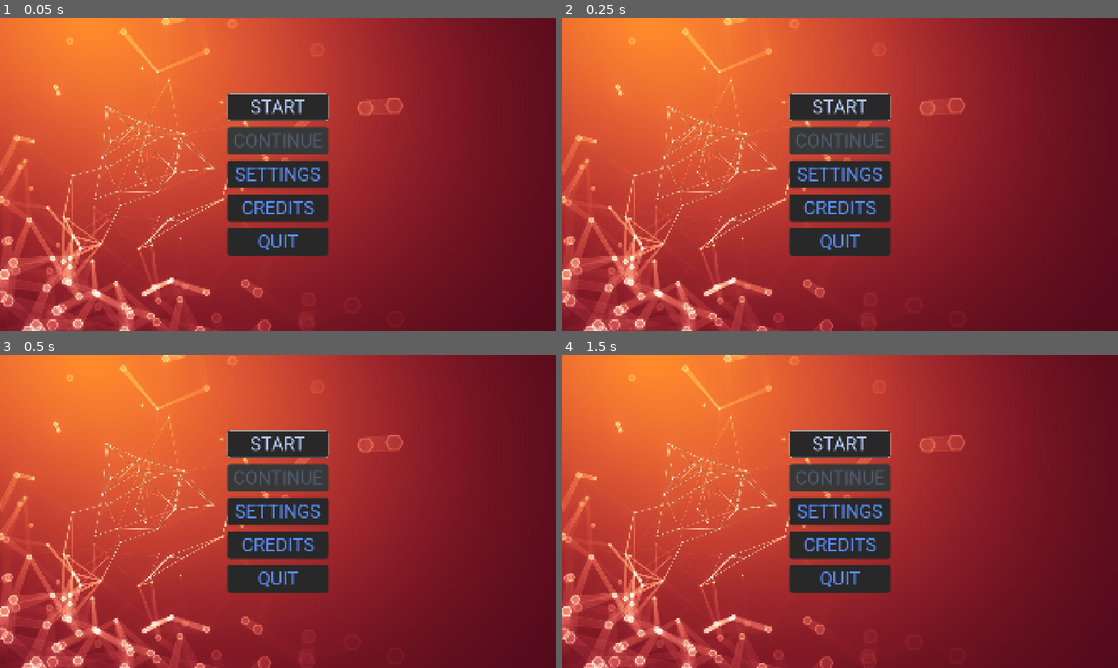
Above: before the commit, frames 1-4 (two rows, left to right).
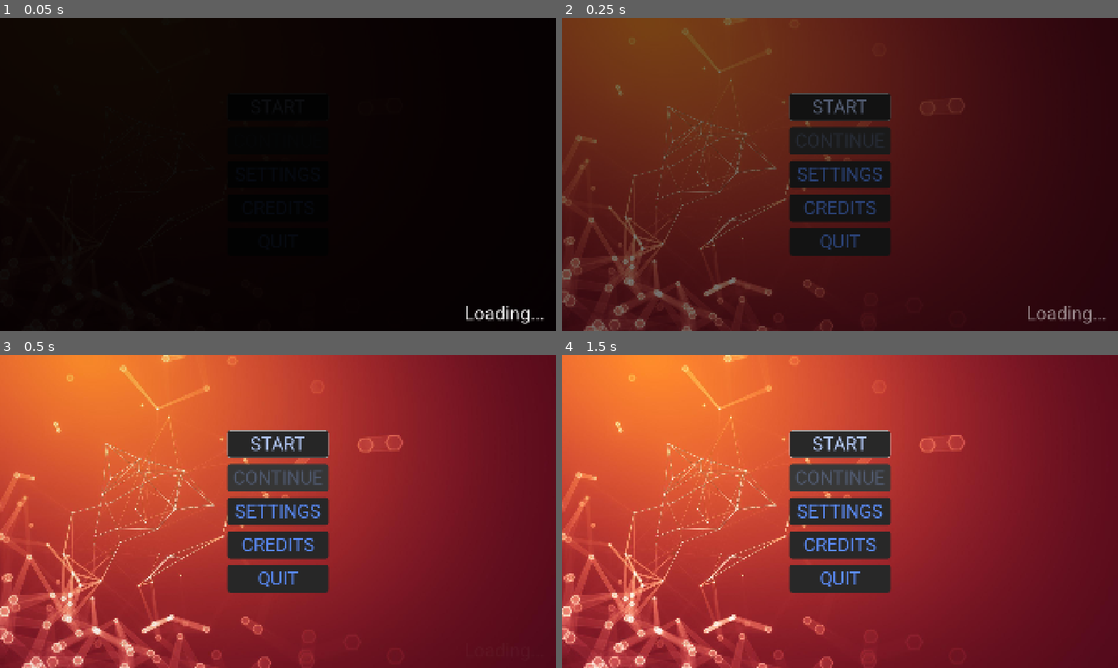
Above: after the commit, the same moments.

Repository: doruktuna/godot-template
Game: Godot game, scene res://scenes/scene_manager/scene_manager.tscn
Same seed, same stepped clock (60 frames per second), same inputs: the game is played once before the commit and once after it. Before the commit the project starts from res://ui/menus/main_menu.tscn.
Inputs:
- Up to frame 1 (0.05 s): no input
- Up to frame 2 (0.25 s): no input
- Up to frame 3 (0.5 s): no input
- Up to frame 4 (1.5 s): click "START" at 0.5 s; click "START" at 1.25 s

The runs differ from the first frame. In frame 1, 100% of the frame differs, in the area x 0-100%, y 0-100%; in frame 2, 95%; in frame 3, less than 0.1%; in frame 4, nothing differs.

Commit message:
FEAT: Add scene manager and a simple fade out animation for the game start

Diff:
--- a/project.godot
+++ b/project.godot
@@ -11,7 +11,7 @@
 [application]
 
 config/name="2D Project Template"
-run/main_scene="uid://c14p3tv3084fc"
+run/main_scene="uid://vy1jieqyx5tv"
 config/features=PackedStringArray("4.7", "Forward Plus")
 config/icon="res://icon.svg"
 
--- /dev/null
+++ b/scenes/scene_manager/scene_manager.gd
@@ -0,0 +1,25 @@
+class_name SceneManager
+extends Node
+
+@export var start_scene: PackedScene
+
+@onready var scene_container: Node = $SceneContainer
+@onready var transition_layer: CanvasLayer = $TransitionLayer
+@onready var snapshot: TextureRect = $TransitionLayer/Snapshot
+@onready var animation_player: AnimationPlayer = $TransitionLayer/AnimationPlayer
+
+
+func _ready() -> void:
+	instantiate_start_scene()
+
+
+func instantiate_start_scene() -> void:
+	snapshot.hide()
+
+	var scene_to_add := start_scene.instantiate()
+	scene_container.add_child(scene_to_add)
+
+	animation_player.play("fade_out")
+	await animation_player.animation_finished
+
+	transition_layer.hide()
--- /dev/null
+++ b/scenes/scene_manager/scene_manager.tscn
@@ -0,0 +1,110 @@
+[gd_scene format=3 uid="uid://vy1jieqyx5tv"]
+
+[ext_resource type="Script" uid="uid://bhrxof2w7pqt5" path="res://scenes/scene_manager/scene_manager.gd" id="1_hclo4"]
+[ext_resource type="PackedScene" uid="uid://c14p3tv3084fc" path="res://ui/menus/main_menu.tscn" id="2_yr2f4"]
+
+[sub_resource type="Animation" id="Animation_hclo4"]
+length = 0.001
+tracks/0/type = "value"
+tracks/0/imported = false
+tracks/0/enabled = true
+tracks/0/path = NodePath("Overlay:color:a")
+tracks/0/interp = 1
+tracks/0/loop_wrap = true
+tracks/0/keys = {
+"times": PackedFloat32Array(0),
+"transitions": PackedFloat32Array(1),
+"update": 1,
+"values": [1.0]
+}
+tracks/1/type = "value"
+tracks/1/imported = false
+tracks/1/enabled = true
+tracks/1/path = NodePath("LoadingLabel:modulate:a")
+tracks/1/interp = 1
+tracks/1/loop_wrap = true
+tracks/1/keys = {
+"times": PackedFloat32Array(0),
+"transitions": PackedFloat32Array(1),
+"update": 1,
+"values": [1.0]
+}
+
+[sub_resource type="Animation" id="Animation_yr2f4"]
+resource_name = "fade_out"
+length = 0.5
+tracks/0/type = "value"
+tracks/0/imported = false
+tracks/0/enabled = true
+tracks/0/path = NodePath("Overlay:color:a")
+tracks/0/interp = 1
+tracks/0/loop_wrap = true
+tracks/0/keys = {
+"times": PackedFloat32Array(0, 0.5),
+"transitions": PackedFloat32Array(1, 1),
+"update": 0,
+"values": [1.0, 0.0]
+}
+tracks/1/type = "value"
+tracks/1/imported = false
+tracks/1/enabled = true
+tracks/1/path = NodePath("LoadingLabel:modulate:a")
+tracks/1/interp = 1
+tracks/1/loop_wrap = true
+tracks/1/keys = {
+"times": PackedFloat32Array(0, 0.5),
+"transitions": PackedFloat32Array(1, 1),
+"update": 0,
+"values": [1.0, 0.0]
+}
+
+[sub_resource type="AnimationLibrary" id="AnimationLibrary_pkci8"]
+_data = {
+&"RESET": SubResource("Animation_hclo4"),
+&"fade_out": SubResource("Animation_yr2f4")
+}
+
+[node name="SceneManager" type="Node" unique_id=161794751]
+script = ExtResource("1_hclo4")
+start_scene = ExtResource("2_yr2f4")
+
+[node name="SceneContainer" type="Node" parent="." unique_id=1331410767]
+
+[node name="PersistObjects" type="Node" parent="." unique_id=1164110594]
+
+[node name="MusicPlayer" type="AudioStreamPlayer" parent="." unique_id=506864412]
+
+[node name="TransitionLayer" type="CanvasLayer" parent="." unique_id=1712367609]
+process_mode = 3
+layer = 200
+
+[node name="Snapshot" type="TextureRect" parent="TransitionLayer" unique_id=635077517]
+anchors_preset = 15
+anchor_right = 1.0
+anchor_bottom = 1.0
+grow_horizontal = 2
+grow_vertical = 2
+
+[node name="Overlay" type="ColorRect" parent="TransitionLayer" unique_id=180020664]
+anchors_preset = 15
+anchor_right = 1.0
+anchor_bottom = 1.0
+grow_horizontal = 2
+grow_vertical = 2
+color = Color(0, 0, 0, 1)
+
+[node name="LoadingLabel" type="Label" parent="TransitionLayer" unique_id=1309324453]
+anchors_preset = -1
+anchor_left = 0.95
+anchor_top = 0.98
+anchor_right = 0.98
+anchor_bottom = 0.98
+offset_left = -75.0
+offset_top = -23.0
+grow_horizontal = 0
+grow_vertical = 0
+theme_override_font_sizes/font_size = 64
+text = "Loading..."
+
+[node name="AnimationPlayer" type="AnimationPlayer" parent="TransitionLayer" unique_id=1060796119]
+libraries/ = SubResource("AnimationLibrary_pkci8")
--- a/ui/main_theme.tres
+++ b/ui/main_theme.tres
@@ -51,6 +51,8 @@
 corner_radius_bottom_left = 10
 
 [resource]
+Label/font_sizes/font_size = 32
+Label/fonts/font = ExtResource("1_g1fjd")
 MainMenuButton/base_type = &"Button"
 MainMenuButton/colors/font_color = Color(0.36078432, 0.5568628, 0.99215686, 1)
 MainMenuButton/colors/font_disabled_color = Color(0.3168, 0.35581335, 0.44, 1)
Not shown, added: scenes/scene_manager/scene_manager.gd.uid
